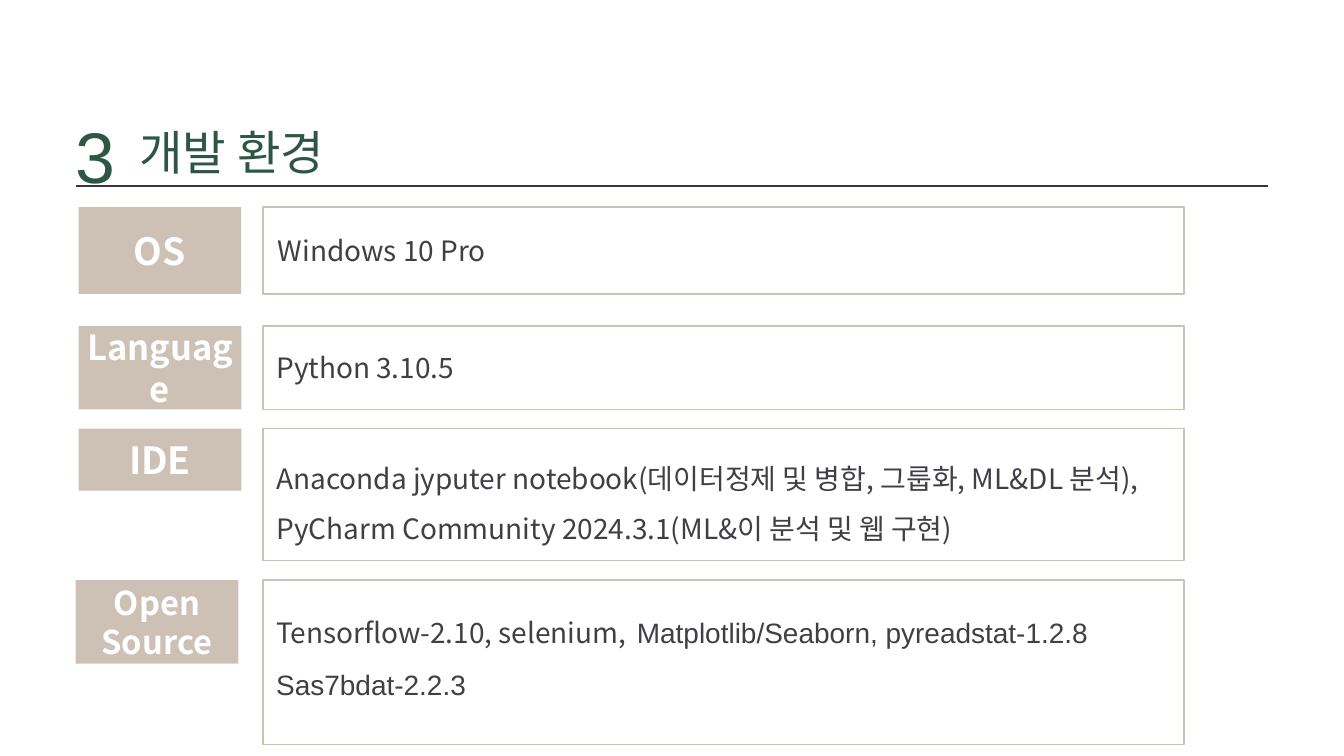
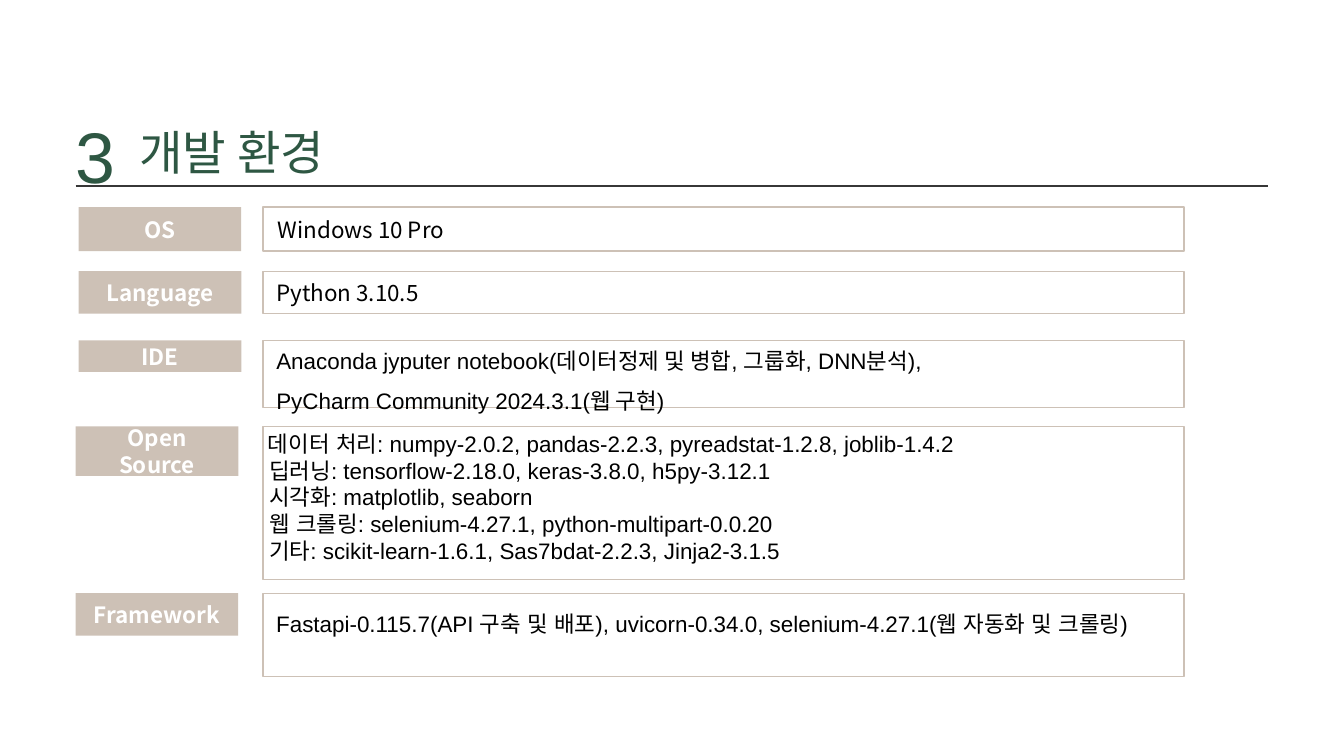
Before and after one commit to ssoom98/personal_project, a slide deck: slide 6 of ppt/몸무게 변화 예측과 식단 추천.pptx. Drawn at 1344x756 pixels with LibreOffice and Linux fonts; fonts in the diff are those of the drawing; background and template pictures are left out. Boxes give left, top, right and bottom in pixels: in the first picture for what was removed or moved away, otherwise in the second. Text is boxed around its words. In the diff, an @@ line names an element or a change of style, - is before the commit and + after.

Commit message:
'ppt'

```diff
--- a/ppt/몸무게 변화 예측과 식단 추천.pptx
+++ b/ppt/몸무게 변화 예측과 식단 추천.pptx
@@ rectangle "OS": place and size @@
-rectangle "OS" at bbox=[79, 207, 241, 294]
+rectangle "OS" at bbox=[79, 207, 241, 251]
@@ rectangle "OS" at bbox=[79, 207, 241, 251]: size 40 to 24 pt @@
@@ rectangle "Windows 10 Pro": place and size @@
-rectangle "Windows 10 Pro" at bbox=[263, 207, 1183, 294]
+rectangle "Windows 10 Pro" at bbox=[263, 207, 1183, 251]
@@ rectangle "Windows 10 Pro" at bbox=[263, 207, 1183, 251]: size 30 to 24 pt, text colour #3F3F48 to #000000 @@
@@ rectangle "Language": place and size @@
-rectangle "Language" at bbox=[79, 326, 241, 409]
+rectangle "Language" at bbox=[79, 271, 241, 314]
@@ rectangle "Language" at bbox=[79, 271, 241, 314]: size 37 to 24 pt @@
@@ rectangle "Python 3.10.5" at bbox=[263, 271, 1183, 314]: size 30 to 24 pt, text colour #3F3F48 to #000000 @@
@@ rectangle "Python 3.10.5": place and size @@
-rectangle "Python 3.10.5" at bbox=[263, 326, 1183, 409]
+rectangle "Python 3.10.5" at bbox=[263, 271, 1183, 314]
@@ rectangle "IDE" at bbox=[79, 341, 241, 372]: size 40 to 24 pt @@
@@ rectangle "IDE": place and size @@
-rectangle "IDE" at bbox=[79, 429, 241, 491]
+rectangle "IDE" at bbox=[79, 341, 241, 372]
@@ rectangle "Anaconda jyputer notebook(데이터정제 및 병합, ...": place and size @@
-rectangle "Anaconda jyputer notebook(데이터정제 및 병합, ..." at bbox=[263, 429, 1183, 560]
+rectangle "Anaconda jyputer notebook(데이터정제 및 병합, ..." at bbox=[263, 341, 1183, 408]
@@ text in rectangle at bbox=[276, 350, 921, 414]: text changed; size 30 to 24 pt; font Noto Sans CJK KR to Arial; text colour #3F3F48 to #000000 @@
-Anaconda jyputer notebook(데이터정제 및 병합, 그룹화, ML&DL 분석),
-PyCharm Community 2024.3.1(ML&이 분석 및 웹 구현)
+Anaconda jyputer notebook(데이터정제 및 병합, 그룹화, DNN분석),
+PyCharm Community 2024.3.1(웹 구현)
@@ rectangle "Open": place and size @@
-rectangle "Open" at bbox=[75, 580, 238, 663]
+rectangle "Open" at bbox=[75, 427, 238, 476]
@@ rectangle "Open" at bbox=[75, 427, 238, 476]: size 35 to 24 pt @@
@@ rectangle "데이터 처리: numpy-2.0.2, pandas-2.2.3, pyreadstat-1.2.8, ...": place and size @@
-rectangle "데이터 처리: numpy-2.0.2, pandas-2.2.3, pyreadstat-1.2.8, ..." at bbox=[263, 580, 1183, 745]
+rectangle "데이터 처리: numpy-2.0.2, pandas-2.2.3, pyreadstat-1.2.8, ..." at bbox=[263, 427, 1183, 580]
@@ text in rectangle at bbox=[268, 433, 954, 564]: text changed; size 30 to 24 pt; text colour #3F3F48 to #000000 @@
-Tensorflow-2.10, selenium, Matplotlib/Seaborn, pyreadstat-1.2.8
-Sas7bdat-2.2.3
+데이터 처리: numpy-2.0.2, pandas-2.2.3, pyreadstat-1.2.8, joblib-1.4.2
+딥러닝: tensorflow-2.18.0, keras-3.8.0, h5py-3.12.1
+시각화: matplotlib, seaborn
+웹 크롤링: selenium-4.27.1, python-multipart-0.0.20
+기타: scikit-learn-1.6.1, Sas7bdat-2.2.3, Jinja2-3.1.5
@@ rectangle added at bbox=[75, 593, 238, 636], fill #CDC1B6, 24 pt, text #FFFFFF, bold @@
+Framework
@@ rectangle added at bbox=[263, 593, 1183, 677], fill #FFFFFF, outline #CDC1B6 1.5 pt, 24 pt, text #000000 @@
+Fastapi-0.115.7(API 구축 및 배포), uvicorn-0.34.0, selenium-4.27.1(웹 자동화 및 크롤링)
```
Also in this commit, not shown: 8 other slides changed, 1 slide added, 4 other files.
